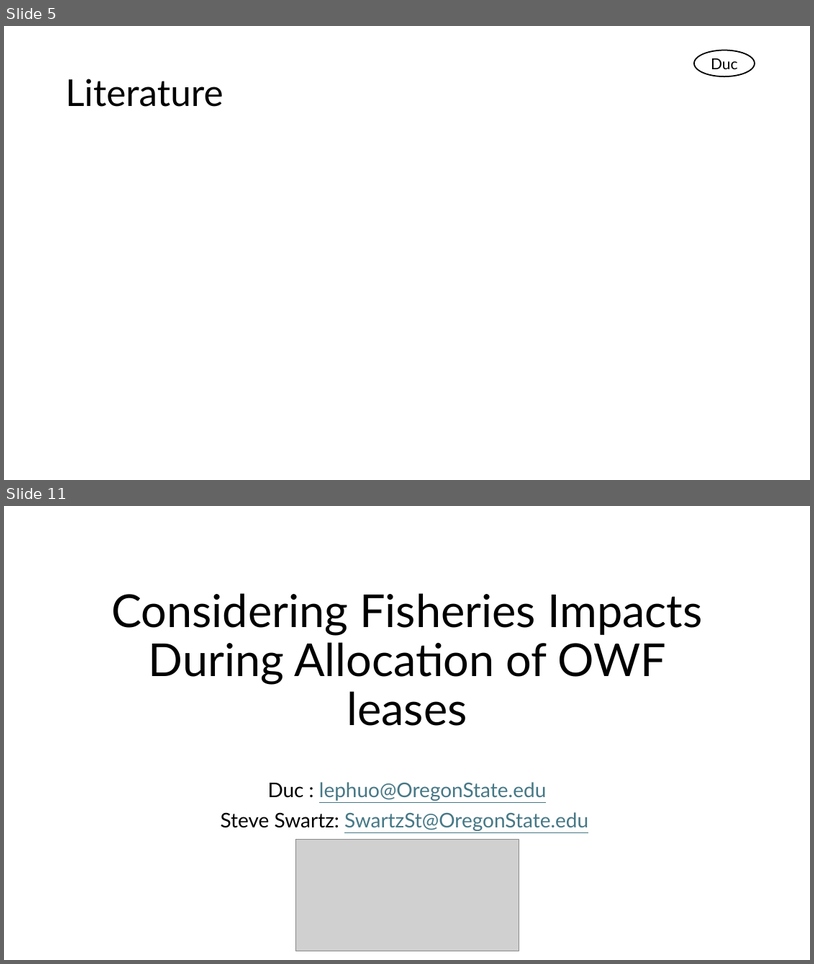
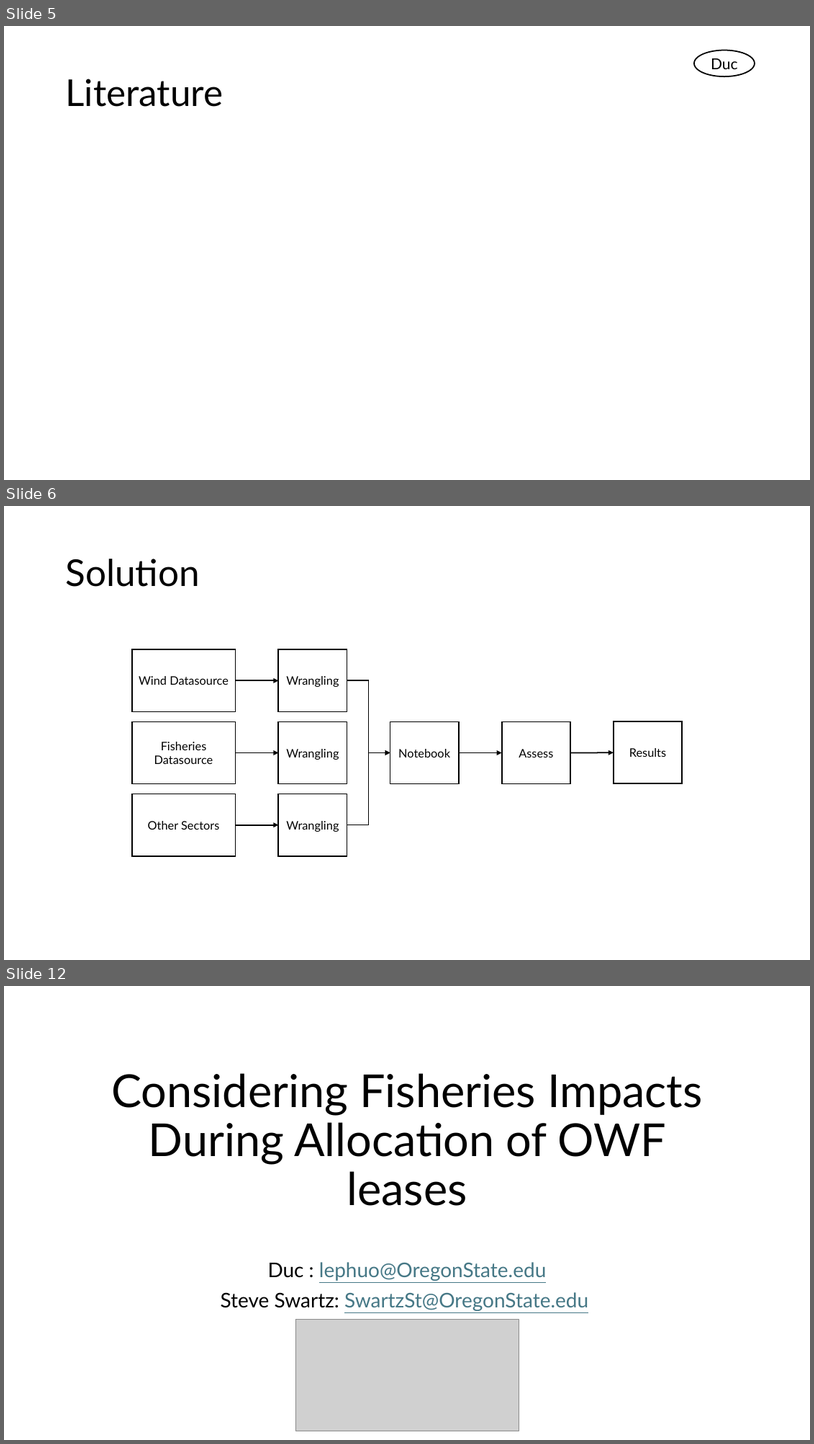
Before and after one commit to Duc1e/Wind-Turbine-Project-GEOG563, a slide deck: Documents/May Presentation.pptx. Shown one above the other, each under a label of ours: slides 5 and 11 before the commit, slides 5, 6 and 12 after it; the slides between them are not shown. The pictures are 814x964 and 814x1444 pixels, drawn with LibreOffice and Linux fonts; fonts in the diff are those of the drawing; grey boxes stand for pictures. Boxes give left, top, right and bottom in pixels: in the first picture for what was removed or moved away, otherwise in the second. Text is boxed around its words. In the diff, an @@ line names an element or a change of style, - is before the commit and + after.

```diff
--- a/Documents/May Presentation.pptx
+++ b/Documents/May Presentation.pptx
@@ slide 6 added at (4,506,810,960), background #FFFFFF @@
@@ title added at (65,559,200,587), 44 pt, text #000000 @@
+Solution
@@ arrow added from (236, 681) to (278, 681), #000000 1.5 pt @@
@@ elbow arrow added from (347, 681) to (391, 753), #000000 1.5 pt @@
@@ group added at (132,649,683,856): 9 rectangles @@
+Wind Datasource
+Fisheries Datasource
+Other Sectors
+Wrangling
+Wrangling
+Wrangling
+Notebook
+Assess
+Results
@@ arrow added from (236, 753) to (278, 753), #000000 1.5 pt @@
@@ elbow arrow added from (347, 825) to (391, 753), #000000 1.5 pt @@
@@ arrow added from (459, 753) to (502, 753), #000000 1.5 pt @@
@@ arrow added from (571, 753) to (614, 752), #000000 1.5 pt @@
@@ arrow added from (236, 825) to (278, 825), #000000 1.5 pt @@
@@ what was slide 11 is now slide 12 @@
```
Also in this commit, not shown: 5 other slides added, 5 slides removed.
